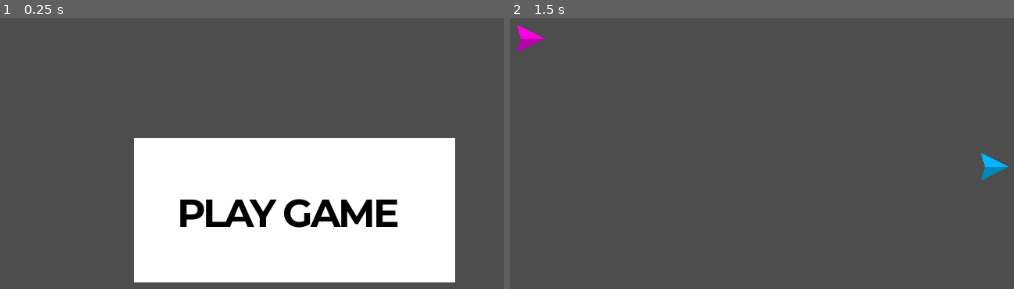
Above: before the commit, frames 1-2 (left to right).
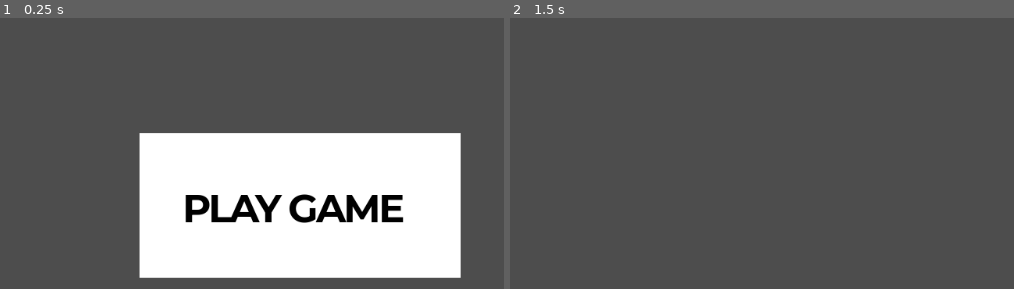
Above: after the commit, the same moments.

Repository: outrightmental/Blockbusters
Game: Godot game, scene res://scenes/main.tscn
Two runs of this game, one before a commit and one after it. Both use one fixed random seed, a clock stepped at 60 frames per second and the inputs below.
Inputs (mouse positions are in pixels of both pictures, inside the frame that each line leads up to; where the layout moved, square brackets give the same spot in the first picture):
- Up to frame 1 (0.25 s): no input
- Up to frame 2 (1.5 s): click (807, 204) [565, 61] at 0.5 s; tap Enter at 1.25 s; hold Right (ui_right) from 1.28 s (still down)

The runs differ from the first frame. In frame 1, 7.3% of the frame differs, in the area x 26-92%, y 42-98%; in frame 2, 0.5%.

Commit message:
wip trying to get play game scene to programmatically instantiate ships

Diff:
--- /dev/null
+++ b/models/collidable/collidable.gd
@@ -0,0 +1,44 @@
+extends RigidBody2D
+
+# Unique identifier for the collidable object
+@export var number: int = 0
+
+# Static variable to hold the number counter
+static var _numberCounter: int = 0
+
+# Velocity last seen and delta when it was sampled
+var last_velocity: Vector2 = Vector2.ZERO
+
+# Time created
+var created_at: float = 0.0
+
+# Get the acceleration between the last processed frame and now
+# Acceleration = Change in velocity / time between samples
+# Last delta is just an approximation of the current frame rate
+# Because it was from the last processed frame, but it will work for our purposes.
+func acceleration() -> Vector2:
+	return (linear_velocity - last_velocity);
+
+
+# Function to get the age of the bubble in milliseconds
+func age() -> float:
+	return Time.get_ticks_msec() - created_at
+
+
+# Called when the bubble is instantiated
+func _init():
+	_numberCounter += 1
+	number = _numberCounter
+
+
+# Called when the scene is added to the tree
+# Load the sprite and connect the signal
+func _ready():
+	created_at = Time.get_ticks_msec()
+	contact_monitor = true
+	max_contacts_reported = 1
+
+
+# Called every frame
+func _process(_delta):
+	last_velocity = linear_velocity
--- /dev/null
+++ b/models/collidable/collidable_static.gd
@@ -0,0 +1,31 @@
+extends StaticBody2D
+
+# Unique identifier for the collidable object
+@export var number: int = 0
+
+# Static variable to hold the number counter
+static var _numberCounter: int = 0
+
+# Velocity last seen and delta when it was sampled
+var last_velocity: Vector2 = Vector2.ZERO
+
+# Time created
+var created_at: float = 0.0
+
+func acceleration():
+	return Vector2.ZERO
+
+# Function to get the age of the bubble in milliseconds
+func age() -> float:
+	return Time.get_ticks_msec() - created_at
+
+
+# Called when the bubble is instantiated
+func _init():
+	_numberCounter += 1
+	number = _numberCounter
+
+# Called when the scene is added to the tree
+# Load the sprite and connect the signal
+func _ready():
+	created_at = Time.get_ticks_msec()
--- a/models/ships/ship.gd
+++ b/models/ships/ship.gd
@@ -1,4 +1,4 @@
-extends RigidBody2D
+extends "res://models/collidable/collidable.gd"
 
 const FORCE_AMOUNT: int             = 500
 const LINEAR_DAMP: int              = 1
@@ -115,3 +115,8 @@
 	actual_rotation += angle_diff * TARGET_ROTATION_FACTOR * delta
 	rotation = actual_rotation
 	pass
+
+
+# Called when the ship is instantiated
+func _init():
+	super._init()
--- a/scenes/main.gd
+++ b/scenes/main.gd
@@ -5,5 +5,4 @@
 	$PlayGameButton.connect("pressed", _on_texture_button_pressed)
 
 func _on_texture_button_pressed() -> void:
-	print("Play Game button pressed")
 	get_tree().change_scene_to_file("res://scenes/play_game.tscn")
--- a/scenes/main.tscn
+++ b/scenes/main.tscn
@@ -16,15 +16,16 @@
 script = ExtResource("1_0pxjd")
 
 [node name="PlayGameButton" type="TextureButton" parent="."]
-offset_right = 411.0
-offset_bottom = 182.0
+offset_left = 312.0
+offset_top = 182.0
+offset_right = 723.0
+offset_bottom = 364.0
 
 [node name="TextureRect" type="TextureRect" parent="PlayGameButton"]
 layout_mode = 0
-offset_left = 306.0
-offset_top = 188.0
-offset_right = 717.0
-offset_bottom = 373.0
+offset_left = 1.0
+offset_right = 412.0
+offset_bottom = 185.0
 texture = SubResource("CanvasTexture_p3wwr")
 
 [node name="RichTextLabel" type="RichTextLabel" parent="PlayGameButton/TextureRect"]
@@ -33,6 +34,7 @@
 offset_top = 65.0
 offset_right = 355.0
 offset_bottom = 145.0
+mouse_filter = 1
 theme_override_colors/default_color = Color(0, 0, 0, 1)
 theme_override_fonts/normal_font = SubResource("FontVariation_v7c6u")
 theme_override_font_sizes/normal_font_size = 50
--- /dev/null
+++ b/scenes/play_game.gd
@@ -0,0 +1,16 @@
+extends Node2D
+
+# Instantiate a models/ships/ship.gd for each player, so set player_num = 1 or 2 respectively, and Player 1 is 10% in from the left, vertical center, and Player 2 is 10% in from the right, vertical center.
+func _ready() -> void:
+	var viewport_size: Vector2 = get_viewport().get_visible_rect().size
+	_spawn_player(1, Vector2(viewport_size.x * 0.1, viewport_size.y * 0.5), 0)
+	_spawn_player(2, Vector2(viewport_size.x * 0.9, viewport_size.y * 0.5), PI)
+	pass
+
+
+func _spawn_player(num: int, start_position: Vector2, start_rotation: float) -> void:
+	var ship_scene: Node = preload('res://models/ships/ship.tscn').instantiate()
+	ship_scene.position = start_position
+	ship_scene.player_num = num
+	ship_scene.rotation = start_rotation
+	self.add_child(ship_scene)
--- a/scenes/play_game.tscn
+++ b/scenes/play_game.tscn
@@ -1,17 +1,3 @@
-[gd_scene load_steps=2 format=3 uid="uid://bgvuuvhomj1ox"]
+[gd_scene format=3 uid="uid://bgvuuvhomj1ox"]
 
-[ext_resource type="PackedScene" uid="uid://bg7dqpj5bjc6x" path="res://models/ships/ship.tscn" id="1_6uucr"]
-
-[node name="Main" type="Node2D"]
-
-[node name="ShipPlayer1" parent="." instance=ExtResource("1_6uucr")]
-z_index = 1
-y_sort_enabled = true
-position = Vector2(161, 61)
-player_num = 1
-
-[node name="ShipPlayer2" parent="." instance=ExtResource("1_6uucr")]
-z_index = 1
-y_sort_enabled = true
-position = Vector2(755, 225)
-player_num = 2
+[node name="PlayGame" type="Node2D"]
